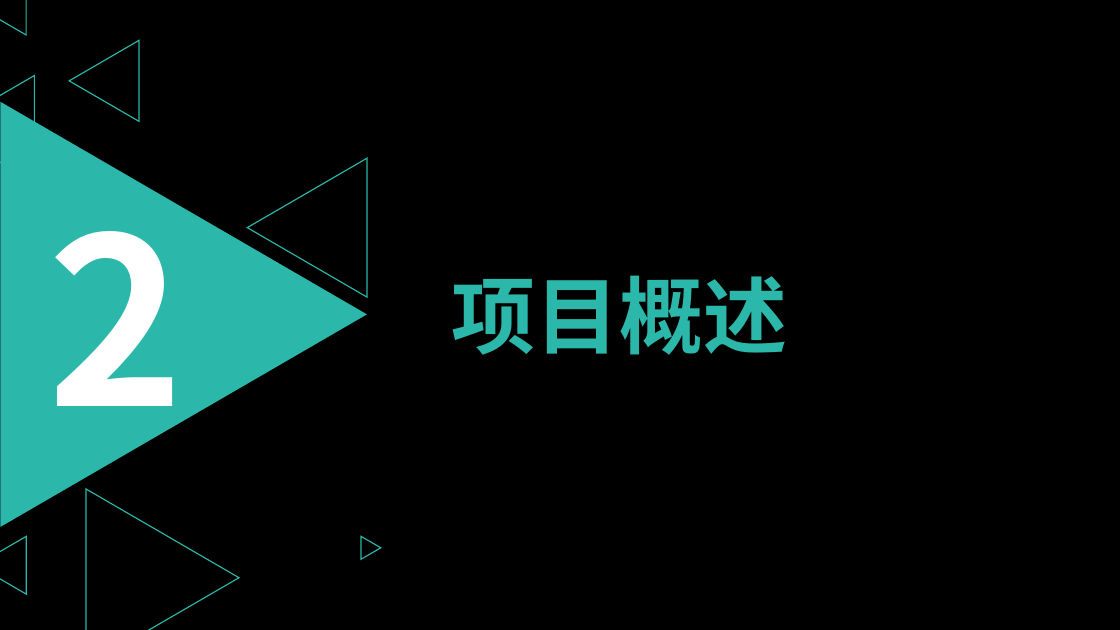
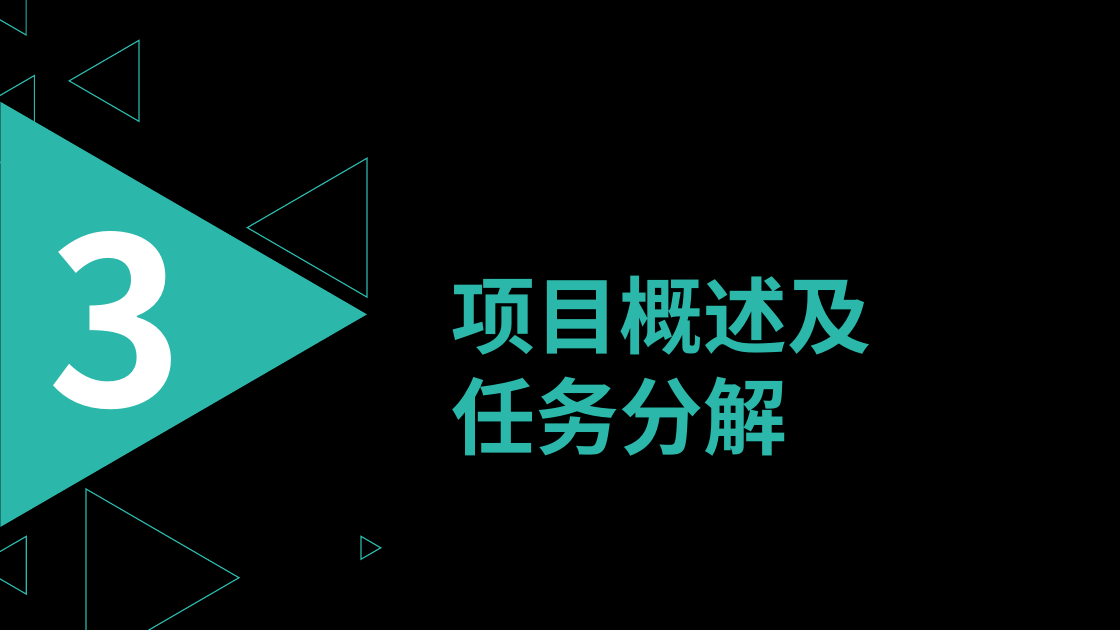
Before and after one commit to PRD2018-G03/PRD2018-G03-SoftwareEngineeringProject, a slide deck: slide 30 of 非受控文档/1_沈启航/PPT/需求项目工程计划评审PPT.pptx (slide 39 before the commit). Drawn at 1120x630 pixels with LibreOffice and Linux fonts; fonts in the diff are those of the drawing. Boxes give left, top, right and bottom in pixels: in the first picture for what was removed or moved away, otherwise in the second. Text is boxed around its words. In the diff, an @@ line names an element or a change of style, - is before the commit and + after.

```diff
--- a/非受控文档/1_沈启航/PPT/需求项目工程计划评审PPT.pptx
+++ b/非受控文档/1_沈启航/PPT/需求项目工程计划评审PPT.pptx
@@ text at (48,170,185,462): text changed @@
-2
+3
@@ text at (452,275,872,456): text changed @@
-项目概述
+项目概述及任务分解
```
Also in this commit, not shown: 20 other slides changed, 9 slides added, 15 slides removed, 3 other files.
